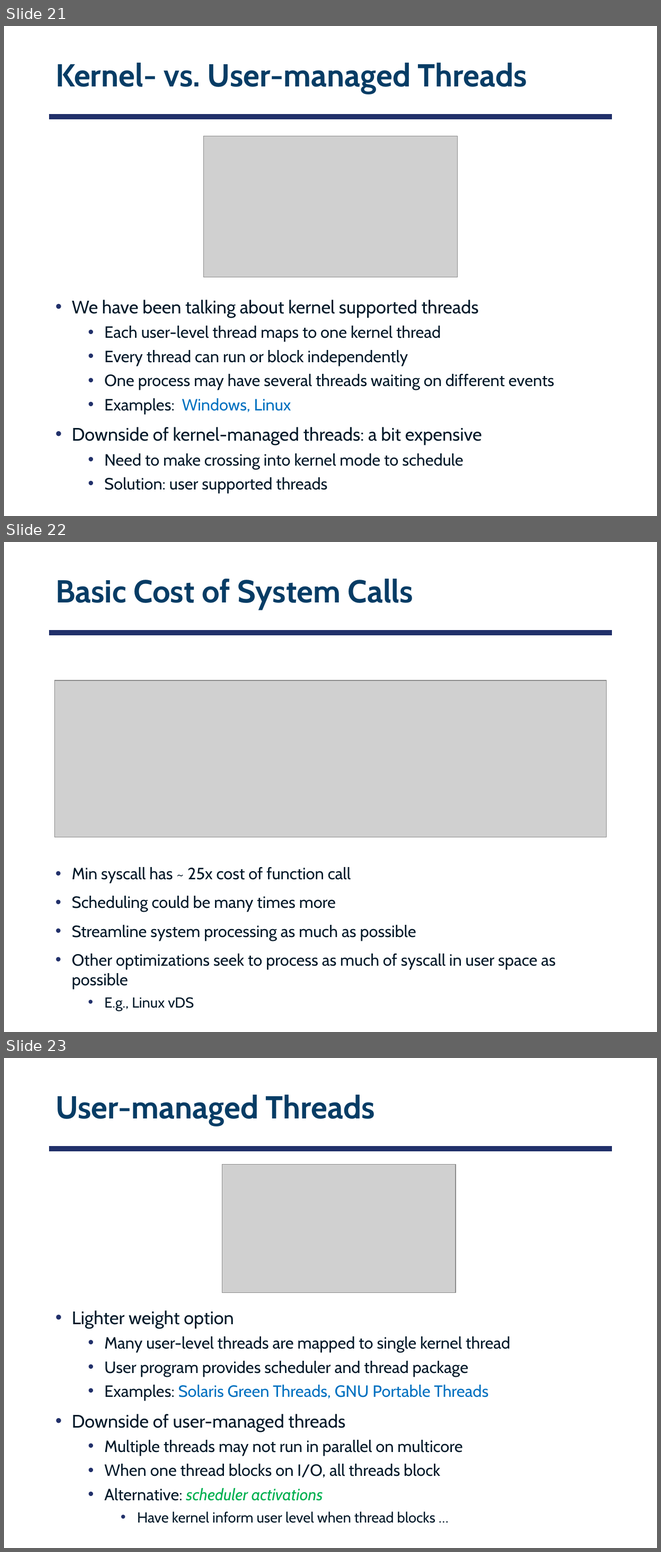
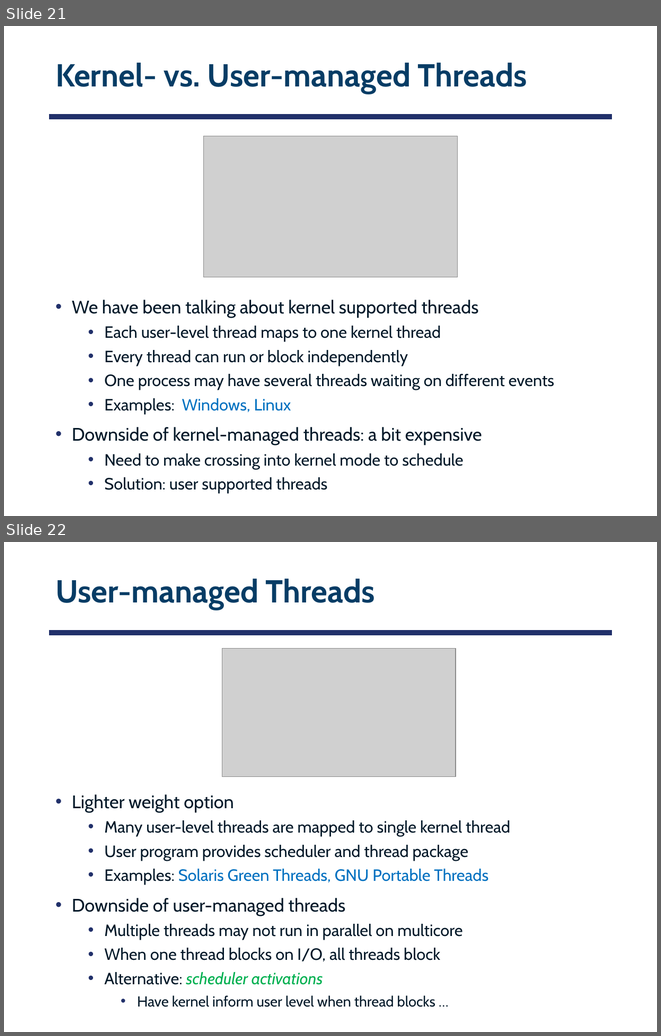
Before and after one commit to smajidzahedi/ECE350, a slide deck: 03-multithreaded.pptx. Shown one above the other, each under a label of ours: slides 21, 22 and 23 before the commit, slides 21 and 22 after it. The pictures are 661x1552 and 661x1036 pixels, drawn with LibreOffice and Linux fonts; fonts in the diff are those of the drawing; grey boxes stand for pictures. Boxes give left, top, right and bottom in pixels: in the first picture for what was removed or moved away, otherwise in the second. Text is boxed around its words. In the diff, an @@ line names an element or a change of style, - is before the commit and + after.

```diff
--- a/03-multithreaded.pptx
+++ b/03-multithreaded.pptx
@@ slide 22 removed at box(4, 542, 657, 1032), background #FFFFFF; not listed: 1 template element that a slide beside it also shows @@
@@ title removed at box(55, 579, 413, 610) @@
-Basic Cost of System Calls
@@ picture removed at box(54, 680, 606, 837) @@
@@ text removed at box(72, 867, 556, 1011) @@
-• Min syscall has ~ 25x cost of function call
-• Scheduling could be many times more
-• Streamline system processing as much as possible
-• Other optimizations seek to process as much of syscall in user space as possible
-  • E.g., Linux vDS
@@ what was slide 23 is now slide 22 @@
```
Also in this commit, not shown: 3 other files.
